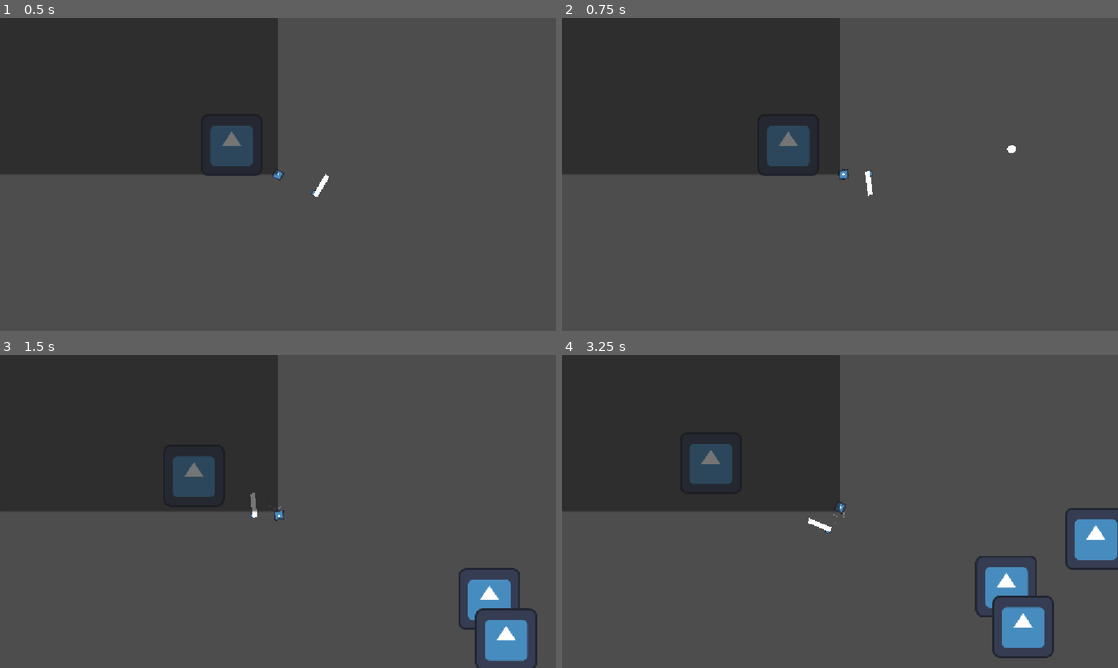
Above: before the commit, frames 1-4 (two rows, left to right).
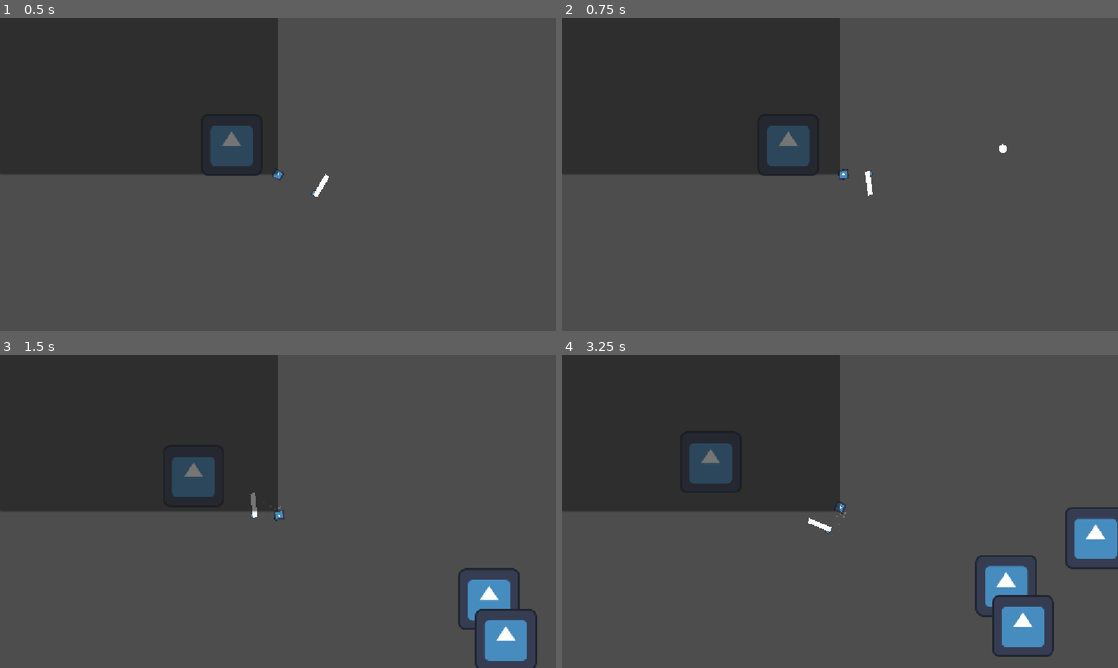
Above: after the commit, the same moments.

Repository: Mrbobbuilder69/GMTK_jam_2026
Game: Godot game, scene res://Scenes/test_scene_2.tscn
Two runs of this game, one before a commit and one after it. Both use one fixed random seed, a clock stepped at 60 frames per second and the inputs below. The engine's default icon, where the game draws it, is replaced by a stand-in: a white triangle on a blue panel in a dark square. Sound files missing from this copy of the repository are replaced by a short silence.
Inputs (mouse positions are in pixels of both pictures, inside the frame that each line leads up to):
- Up to frame 1 (0.5 s): no input
- Up to frame 2 (0.75 s): tap Enter at 0.5 s; move the mouse to (962, 158) at 0.52 s; hold D (Right) from 0.53 s (still down); hold X (attack) from 0.53 s (still down)
- Up to frame 3 (1.5 s): tap F (f) at 0.8, 1.35 s; move the mouse to (166, 527) at 1.27 s; release D (Right) at 1.28 s; release X (attack) at 1.28 s; hold S (Down) from 1.28 s (still down)
- Up to frame 4 (3.25 s): tap X (attack) at 1.55, 3.05 s; move the mouse to (895, 442) at 2.02 s; release S (Down) at 2.03 s; hold D (Right) 2.03-2.78 s; tap Space (Dash) at 2.1 s; tap F (f) at 2.3 s; move the mouse to (812, 574) at 2.77 s; hold W (Up) from 2.78 s (still down); tap Shift (Sprint) at 2.85 s

Frame 1 is identical in both runs. In frame 2, less than 0.1% of the frame differs, in the area x 78-82%, y 40-44%; in frame 3, 0.2%; in frame 4, 0.6%, in the area x 23-100%, y 28-97%.

Commit message:
Bug fixes

Diff:
--- a/Scenes/Scripts/weapon.gd
+++ b/Scenes/Scripts/weapon.gd
@@ -15,7 +15,7 @@
 		lastInput=inputVec
 
 	if Input.get_action_raw_strength("attack"):
-		shoot.emit(global_position.x, global_position.y)
+		shoot.emit(position.x, position.y)
 
 	if Input.get_action_raw_strength("melee"):
 		get_child(2).position=Vector2(0,0)
